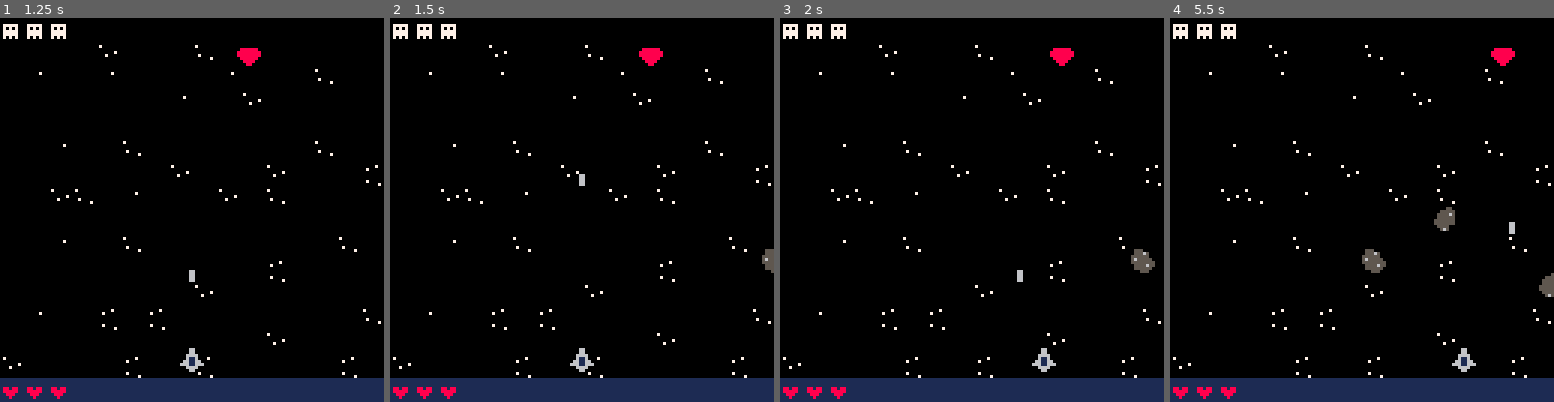
Above: before the commit, frames 1-4 (left to right).
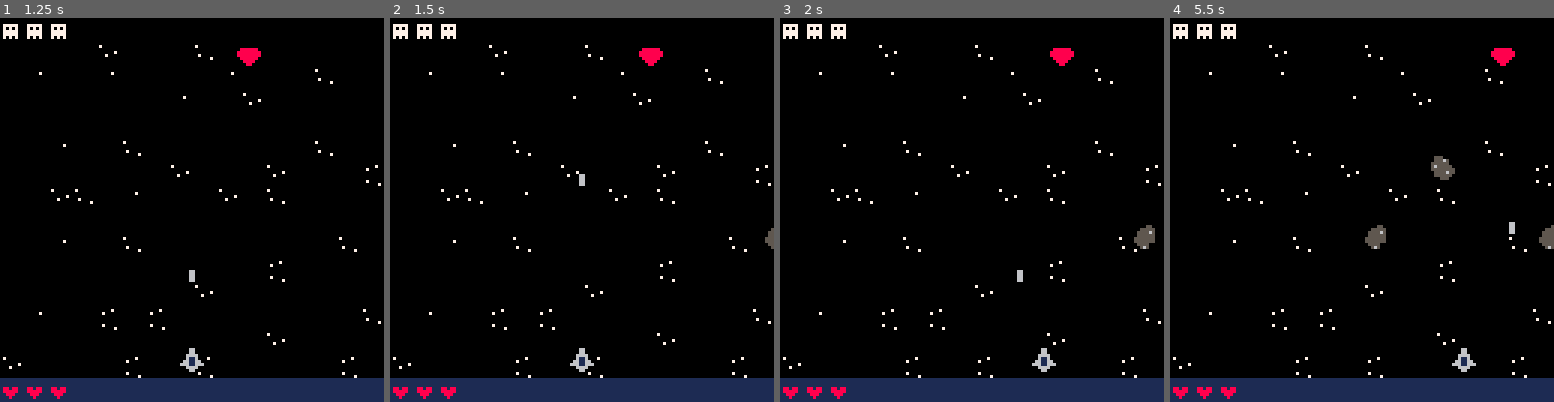
Above: after the commit, the same moments.

Repository: ndorsett333/shootertest
Game: PICO-8 cartridge shootertest.p8
The game is run twice, just before and just after one commit, with the same random seed, the same clock (stepped at 60 frames per second) and the same inputs.
Inputs:
- Up to frame 1 (1.25 s): tap X (X key) at 0.33, 1.07 s
- Up to frame 2 (1.5 s): no input
- Up to frame 3 (2 s): hold Right from 1.6 s (still down); tap X (X key) at 1.85 s
- Up to frame 4 (5.5 s): release Right at 2.1 s; hold Right 2.47-3.03 s; tap X (X key) at 2.97, 4.08, 5.2 s; hold Left 3.08-3.58 s; hold Right 4.02-4.68 s; hold Left from 5.08 s (still down)

Frame 1 is identical in both runs. In frame 2, 0.2% of the frame differs, in the area x 96-100%, y 54-67%; in frame 3, 0.5%; in frame 4, 1.4%, in the area x 50-100%, y 35-73%.

Commit message:
added double rock

Diff:
--- a/shootertest.p8
+++ b/shootertest.p8
@@ -199,15 +199,40 @@
 
   -- spawn new rock when timer expires
   if rock_spawn_timer <= 0 then
-    -- randomly choose sprite 6 or 7
-    local rock_sprite = rnd() > 0.5 and 6 or 7
-
-    -- spawn at right edge, centered vertically (around middle of screen)
-    add(rocks, {
-      x = 128,  -- start just off right edge
-      y = 40 + rnd(48), -- random y between 40-88 (center area)
-      sprite = rock_sprite
-    })
+    local rock_type = rnd()
+
+    if rock_type < 0.33 then
+      -- single rock sprite 6
+      add(rocks, {
+        x = 128,
+        y = 40 + rnd(48),
+        sprite = 6
+      })
+    elseif rock_type < 0.66 then
+      -- single rock sprite 7
+      add(rocks, {
+        x = 128,
+        y = 40 + rnd(48),
+        sprite = 7
+      })
+    else
+      -- long rock (sprites 6 and 7 combined)
+      local rock_y = 40 + rnd(48)
+      add(rocks, {
+        x = 128,
+        y = rock_y,
+        sprite = 22,
+        is_long = true,
+        partner_id = #rocks + 2 -- reference to the second part
+      })
+      add(rocks, {
+        x = 136, -- 8 pixels to the right
+        y = rock_y,
+        sprite = 23,
+        is_long = true,
+        partner_id = #rocks -- reference to the first part
+      })
+    end
 
     -- reset spawn timer with random delay
     rock_spawn_timer = rock_spawn_delay_min + rnd(rock_spawn_delay_max - rock_spawn_delay_min)
@@ -263,14 +288,14 @@
 00000000666116660888888000000000000000001111111105555655055555550000000000000000000000000000000000000000000000000000000000000000
 00000000006666000088880000000000007000001111111105555550005555000000000000000000000000000000000000000000000000000000000000000000
 00000000000660000008800000000000000000701111111100055500000565000000000000000000000000000000000000000000000000000000000000000000
-00000000000000001111111100000000000000000000000000000000000000000000000000000000000000000000000000000000000000000000000000000000
-00000000000000001111111107000000000000000000000000000000000000000000000000000000000000000000000000000000000000000000000000000000
-00088000000660001111111100000000000007000777770000000000000000000000000000000000000000000000000000000000000000000000000000000000
-00088000000660001881881100000000000000000707070000000000000000000000000000000000000000000000000000000000000000000000000000000000
-00088000000660001888881100700000000000000777770000000000000000000000000000000000000000000000000000000000000000000000000000000000
-00088000000660001188811100000070000000000777770000000000000000000000000000000000000000000000000000000000000000000000000000000000
-00000000000000001118111100000000000000000707070000000000000000000000000000000000000000000000000000000000000000000000000000000000
-00000000000000001111111100000000000000000000000000000000000000000000000000000000000000000000000000000000000000000000000000000000
+00000000000000001111111100000000000000000000000000555550000000000000000000000000000000000000000000000000000000000000000000000000
+00000000000000001111111107000000000000000000000000555555555550000000000000000000000000000000000000000000000000000000000000000000
+00088000000660001111111100000000000007000777770005555555565555500000000000000000000000000000000000000000000000000000000000000000
+00088000000660001881881100000000000000000707070055555555555555500000000000000000000000000000000000000000000000000000000000000000
+00088000000660001888881100700000000000000777770055565555555555550000000000000000000000000000000000000000000000000000000000000000
+00088000000660001188811100000070000000000777770055555555555555550000000000000000000000000000000000000000000000000000000000000000
+00000000000000001118111100000000000000000707070055555555555555550000000000000000000000000000000000000000000000000000000000000000
+00000000000000001111111100000000000000000000000005555555005555000000000000000000000000000000000000000000000000000000000000000000
 __map__
 1515150000000000000000000000000000000000000000000000000000000000000000000000000000000000000000000000000000000000000000000000000000000000000000000000000000000000000000000000000000000000000000000000000000000000000000000000000000000000000000000000000000000000
 0000000003000000130000000000000000000000000000000000000000000000000000000000000000000000000000000000000000000000000000000000000000000000000000000000000000000000000000000000000000000000000000000000000000000000000000000000000000000000000000000000000000000000
